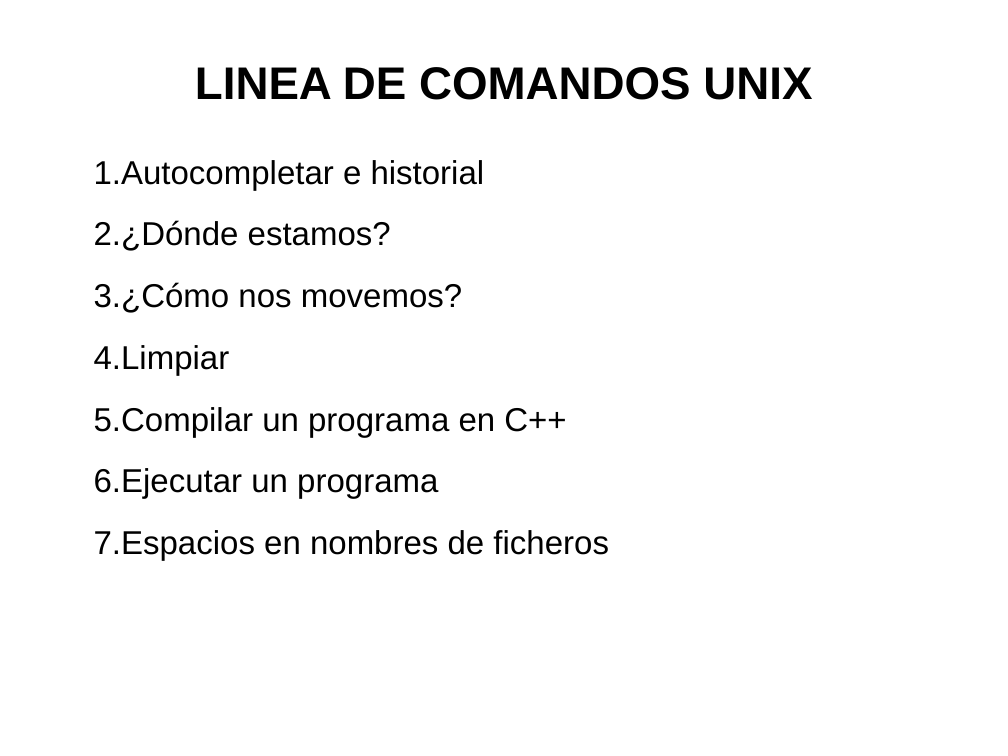
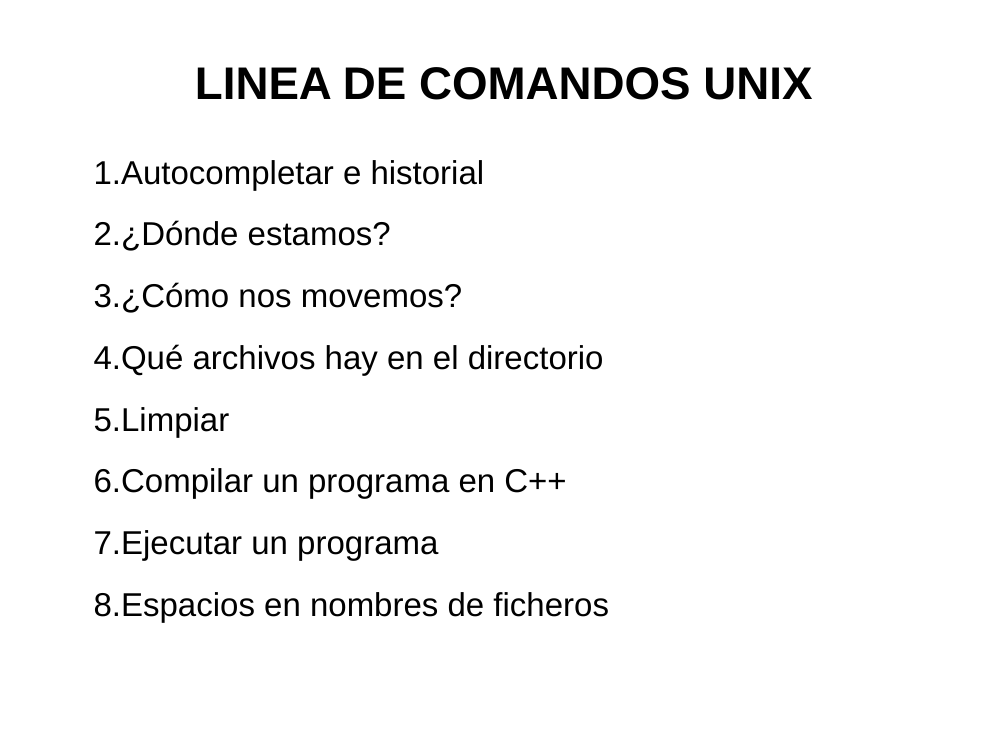
Before and after one commit to trivi/Introduccion-C-EFE-Oct, a slide deck: slide 1 of Archivos adicionales/Comandos linux.odp. Drawn at 1008x756 pixels with LibreOffice and Linux fonts; fonts in the diff are those of the drawing. Boxes give left, top, right and bottom in pixels: in the first picture for what was removed or moved away, otherwise in the second. Text is boxed around its words. In the diff, an @@ line names an element or a change of style, - is before the commit and + after.

Commit message:
Añadido programa ortoedro y añadido ls a comandos linux

```diff
--- a/Archivos adicionales/Comandos linux.odp
+++ b/Archivos adicionales/Comandos linux.odp
@@ text at box(94, 344, 604, 376): paragraph added @@
+4. Qué archivos hay en el directorio
```
Also in this commit, not shown: 1 slide added, 1 other file.
